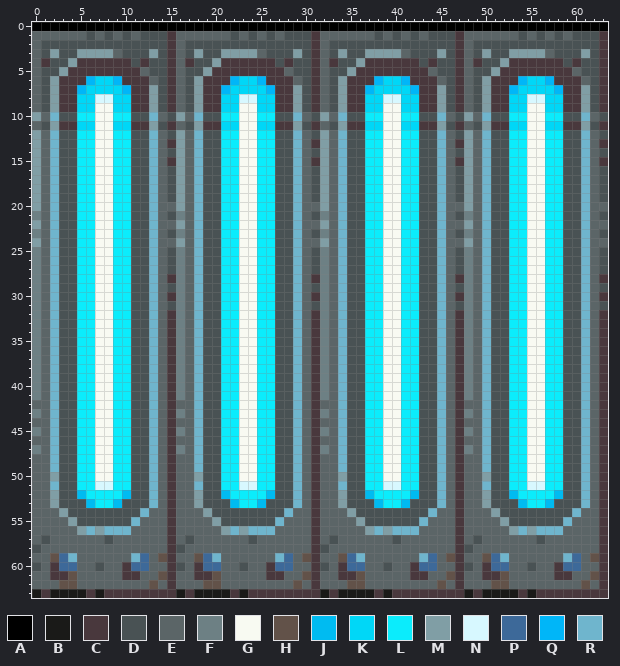
File history of a pixel-art sprite, textures/wall2.png. The picture above is the old version.
The file is 64x64 pixels. Colours within 5 levels of each other are drawn and written as one.
Palette (. is transparent): A #000000  B #1a1a18  C #49383d  D #495254  E #5b6567  F #6d8084  G #f8faf2  H #625249  J #00bbf1  K #00d7f7  L #0becfc  M #809ea5  N #d7f8ff  P #3d6999  Q #00b6f8  R #6fb5cd
Pixels before (only the part around the change), first column x 0:
 0 AAAAAAAAAAAAAAAAAAAAAAAAAAAAAAAAAAAAAAAAAAAAAAAAAAAAAAAAAAAAAAAA
 1 EEEEEEDEDEDEDDDCEEEEEEDEDEDEDDDCEEEEEEDEDEDEDDDCEEEEEEDEDEDEDDDC
 2 EDDDDDDDDDDDDDDCEDDDDDDDDDDDDDDCEDDDDDDDDDDDDDDCEDDDDDDDDDDDDDDC
 3 EDMDDMMMMEDDDMDCEDMDDMMMMEDDDMDCEDMDDMMMMEDDDMDCEDMDDMMMMEDDDMDC
 4 ECDDMCCCCCCDCDDCECDDMCCCCCCDCDDCECDDMCCCCCCDCDDCECDDMCCCCCCDCDDC
 5 EDDMCCCCCCCCEDDCEDDMCCCCCCCCEDDCEDDMCCCCCCCCEDDCEDDMCCCCCCCCEDDC
 6 EDMCCCQKKQCCCEDCEDMCCCQKKQCCCEDCEDMCCCQKKQCCCEDCEDMCCCQKKQCCCEDC
 7 EDMCCQKKKKQCCMDCEDMCCQKKKKQCCMDCEDMCCQKKKKQCCMDCEDMCCQKKKKQCCMDC
 8 EDMCCKKNNKKCCMDCEDMCCKKNNKKCCMDCEDMCCKKNNKKCCMDCEDMCCKKNNKKCCMDC
 9 EDMCCKKGGKKCCMDCEDMCCKKGGKKCCMDCEDMCCKKGGKKCCMDCEDMCCKKGGKKCCMDC
10 MERDDLLGGLLDDREDMERDDLLGGLLDDREDMERDDLLGGLLDDREDMERDDLLGGLLDDRED
11 EDMCCKKGGKKCCMDCEDMCCKKGGKKCCMDCEDMCCKKGGKKCCMDCEDMCCKKGGKKCCMDC
12 MERDDLLGGLLDDREDMERDDLLGGLLDDREDMERDDLLGGLLDDREDMERDDLLGGLLDDRED
13 MERDDLLGGLLDDRECMERDDLLGGLLDDRECMERDDLLGGLLDDRECMERDDLLGGLLDDREC
14 MERDDLLGGLLDDREDMERDDLLGGLLDDREDMERDDLLGGLLDDREDMERDDLLGGLLDDRED
15 MERDDLLGGLLDDRECMERDDLLGGLLDDRECMERDDLLGGLLDDRECMERDDLLGGLLDDREC
16 MERDDLLGGLLDDREDMERDDLLGGLLDDREDMERDDLLGGLLDDREDMERDDLLGGLLDDRED
17 MERDDLLGGLLDDREDMERDDLLGGLLDDREDMERDDLLGGLLDDREDMERDDLLGGLLDDRED
18 MERDDLLGGLLDDREDMERDDLLGGLLDDREDMERDDLLGGLLDDREDMERDDLLGGLLDDRED
19 MERDDLLGGLLDDREDMERDDLLGGLLDDREDMERDDLLGGLLDDREDMERDDLLGGLLDDRED
20 MERDDLLGGLLDDREEMERDDLLGGLLDDREEMERDDLLGGLLDDREEMERDDLLGGLLDDREE
21 FERDDLLGGLLDDREDFERDDLLGGLLDDREDFERDDLLGGLLDDREDFERDDLLGGLLDDRED
22 MERDDLLGGLLDDREEMERDDLLGGLLDDREEMERDDLLGGLLDDREEMERDDLLGGLLDDREE
23 FERDDLLGGLLDDREDFERDDLLGGLLDDREDFERDDLLGGLLDDREDFERDDLLGGLLDDRED
24 MERDDLLGGLLDDREEMERDDLLGGLLDDREEMERDDLLGGLLDDREEMERDDLLGGLLDDREE
25 FERDDLLGGLLDDREDFERDDLLGGLLDDREDFERDDLLGGLLDDREDFERDDLLGGLLDDRED
26 FERDDLLGGLLDDREDFERDDLLGGLLDDREDFERDDLLGGLLDDREDFERDDLLGGLLDDRED
27 FERDDLLGGLLDDREDFERDDLLGGLLDDREDFERDDLLGGLLDDREDFERDDLLGGLLDDRED
28 FERDDLLGGLLDDRECFERDDLLGGLLDDRECFERDDLLGGLLDDRECFERDDLLGGLLDDREC
29 FERDDLLGGLLDDREDFERDDLLGGLLDDREDFERDDLLGGLLDDREDFERDDLLGGLLDDRED
30 FERDDLLGGLLDDRECFERDDLLGGLLDDRECFERDDLLGGLLDDRECFERDDLLGGLLDDREC
31 FERDDLLGGLLDDREDFERDDLLGGLLDDREDFERDDLLGGLLDDREDFERDDLLGGLLDDRED
32 FERDDLLGGLLDDRECFERDDLLGGLLDDRECFERDDLLGGLLDDRECFERDDLLGGLLDDREC
33 FERDDLLGGLLDDRECFERDDLLGGLLDDRECFERDDLLGGLLDDRECFERDDLLGGLLDDREC
34 FERDDLLGGLLDDRECFERDDLLGGLLDDRECFERDDLLGGLLDDRECFERDDLLGGLLDDREC
35 FERDDLLGGLLDDRECFERDDLLGGLLDDRECFERDDLLGGLLDDRECFERDDLLGGLLDDREC
36 FERDDLLGGLLDDRECFERDDLLGGLLDDRECFERDDLLGGLLDDRECFERDDLLGGLLDDREC
37 FERDDLLGGLLDDRECFERDDLLGGLLDDRECFERDDLLGGLLDDRECFERDDLLGGLLDDREC
38 FERDDLLGGLLDDRECFERDDLLGGLLDDRECFERDDLLGGLLDDRECFERDDLLGGLLDDREC
39 FERDDLLGGLLDDRECFERDDLLGGLLDDRECFERDDLLGGLLDDRECFERDDLLGGLLDDREC
40 FERDDLLGGLLDDRECFERDDLLGGLLDDRECFERDDLLGGLLDDRECFERDDLLGGLLDDREC
41 FERDDLLGGLLDDRECFERDDLLGGLLDDRECFERDDLLGGLLDDRECFERDDLLGGLLDDREC
42 EERDDLLGGLLDDRECEERDDLLGGLLDDRECEERDDLLGGLLDDRECEERDDLLGGLLDDREC
43 FERDDLLGGLLDDRECFERDDLLGGLLDDRECFERDDLLGGLLDDRECFERDDLLGGLLDDREC
44 EERDDLLGGLLDDRECEERDDLLGGLLDDRECEERDDLLGGLLDDRECEERDDLLGGLLDDREC
45 FERDDLLGGLLDDRECFERDDLLGGLLDDRECFERDDLLGGLLDDRECFERDDLLGGLLDDREC
46 EERDDLLGGLLDDRECEERDDLLGGLLDDRECEERDDLLGGLLDDRECEERDDLLGGLLDDREC
47 FERDDLLGGLLDDRECFERDDLLGGLLDDRECFERDDLLGGLLDDRECFERDDLLGGLLDDREC
48 EERDDLLGGLLDDRECEERDDLLGGLLDDRECEERDDLLGGLLDDRECEERDDLLGGLLDDREC
49 EERDDLLGGLLDDRECEERDDLLGGLLDDRECEERDDLLGGLLDDRECEERDDLLGGLLDDREC
50 EEMDDLLGGLLDDRECEEMDDLLGGLLDDRECEEMDDLLGGLLDDRECEEMDDLLGGLLDDREC
51 EERDDLLNNLLDDRECEERDDLLNNLLDDRECEERDDLLNNLLDDRECEERDDLLNNLLDDREC
52 EEMDDJLLLLJDDRECEEMDDJLLLLJDDRECEEMDDJLLLLJDDRECEEMDDJLLLLJDDREC
53 EEMDDDJLLJDDDRECEEMDDDJLLJDDDRECEEMDDDJLLJDDDRECEEMDDDJLLJDDDREC
54 EEEMDDDDDDDDREECEEEMDDDDDDDDREECEEEMDDDDDDDDREECEEEMDDDDDDDDREEC
55 EEEEMDDDDDDREEECEEEEMDDDDDDREEECEEEEMDDDDDDREEECEEEEMDDDDDDREEEC
56 EEEEEMRMRRREEEECEEEEEMRMRRREEEECEEEEEMRMRRREEEECEEEEEMRMRRREEEEC
57 EDEEEEEEDEEEEEECEDEEEEEEDEEEEEECEDEEEEEEDEEEEEECEDEEEEEEDEEEEEEC
58 DEEEEEEEEEEEEEECDEEEEEEEEEEEEEECDEEEEEEEEEEEEEECDEEEEEEEEEEEEEEC
59 EEHPREEEEEERPEHCEEHPREEEEEERPEHCEEHPREEEEEERPEHCEEHPREEEEEERPEHC
60 DECPPEEDEECPPEECDECPPEEDEECPPEECDECPPEEDEECPPEECDECPPEEDEECPPEEC
61 EECCHEEEEECCEEHCEECCHEEEEECCEEHCEECCHEEEEECCEEHCEECCHEEEEECCEEHC
62 EEEHHEEEEEEEEHECEEEHHEEEEEEEEHECEEEHHEEEEEEEEHECEEEHHEEEEEEEEHEC
63 BCBBBBCBCCCCCCCCBCBBBBCBCCCCCCCCBCBBBBCBCCCCCCCCBCBBBBCBCCCCCCCC
After:
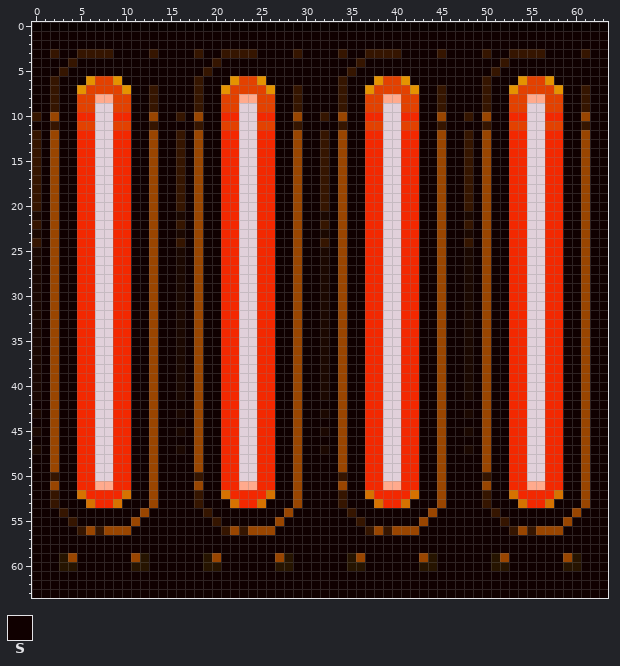
Colours new in this view: S #100000
The exact change:
colour A: #000000 -> #0a0000
colour F: #6d8084 -> #1b0801
colour G: #f8faf2 -> #e1d0da
colour J: #00bbf1 -> #d67200
colour K: #00d7f7 -> #e34100
colour L: #0becfc -> #f32800
colour M: #809ea5 -> #351500
colour N: #d7f8ff -> #ffaa8d
colour P: #3d6999 -> #261400
colour Q: #00b6f8 -> #e59300
colour R: #6fb5cd -> #994500
Changed rows in their new state; - is a pixel that keeps its letter.
first column x 0:
 1 SSSSSSSSSSSSSSSSSSSSSSSSSSSSSSSSSSSSSSSSSSSSSSSSSSSSSSSSSSSSSSSS
 2 SSSSSSSSSSSSSSSSSSSSSSSSSSSSSSSSSSSSSSSSSSSSSSSSSSSSSSSSSSSSSSSS
 3 SS-SS----SSSS-SSSS-SS----SSSS-SSSS-SS----SSSS-SSSS-SS----SSSS-SS
 4 SSSS-SSSSSSSSSSSSSSS-SSSSSSSSSSSSSSS-SSSSSSSSSSSSSSS-SSSSSSSSSSS
 5 SSS-SSSSSSSSSSSSSSS-SSSSSSSSSSSSSSS-SSSSSSSSSSSSSSS-SSSSSSSSSSSS
 6 SS-SSS----SSSSSSSS-SSS----SSSSSSSS-SSS----SSSSSSSS-SSS----SSSSSS
 7 SS-SS------SS-SSSS-SS------SS-SSSS-SS------SS-SSSS-SS------SS-SS
 8 SS-SS------SS-SSSS-SS------SS-SSSS-SS------SS-SSSS-SS------SS-SS
 9 SS-SS------SS-SSSS-SS------SS-SSSS-SS------SS-SSSS-SS------SS-SS
10 -S-SS------SS-SS-S-SS------SS-SS-S-SS------SS-SS-S-SS------SS-SS
11 SS-SS------SS-SSSS-SS------SS-SSSS-SS------SS-SSSS-SS------SS-SS
12 -S-SS------SS-SS-S-SS------SS-SS-S-SS------SS-SS-S-SS------SS-SS
13 -S-SS------SS-SS-S-SS------SS-SS-S-SS------SS-SS-S-SS------SS-SS
14 -S-SS------SS-SS-S-SS------SS-SS-S-SS------SS-SS-S-SS------SS-SS
15 -S-SS------SS-SS-S-SS------SS-SS-S-SS------SS-SS-S-SS------SS-SS
16 -S-SS------SS-SS-S-SS------SS-SS-S-SS------SS-SS-S-SS------SS-SS
17 -S-SS------SS-SS-S-SS------SS-SS-S-SS------SS-SS-S-SS------SS-SS
18 -S-SS------SS-SS-S-SS------SS-SS-S-SS------SS-SS-S-SS------SS-SS
19 -S-SS------SS-SS-S-SS------SS-SS-S-SS------SS-SS-S-SS------SS-SS
20 -S-SS------SS-SS-S-SS------SS-SS-S-SS------SS-SS-S-SS------SS-SS
21 -S-SS------SS-SS-S-SS------SS-SS-S-SS------SS-SS-S-SS------SS-SS
22 -S-SS------SS-SS-S-SS------SS-SS-S-SS------SS-SS-S-SS------SS-SS
23 -S-SS------SS-SS-S-SS------SS-SS-S-SS------SS-SS-S-SS------SS-SS
24 -S-SS------SS-SS-S-SS------SS-SS-S-SS------SS-SS-S-SS------SS-SS
25 -S-SS------SS-SS-S-SS------SS-SS-S-SS------SS-SS-S-SS------SS-SS
26 -S-SS------SS-SS-S-SS------SS-SS-S-SS------SS-SS-S-SS------SS-SS
27 -S-SS------SS-SS-S-SS------SS-SS-S-SS------SS-SS-S-SS------SS-SS
28 -S-SS------SS-SS-S-SS------SS-SS-S-SS------SS-SS-S-SS------SS-SS
29 -S-SS------SS-SS-S-SS------SS-SS-S-SS------SS-SS-S-SS------SS-SS
30 -S-SS------SS-SS-S-SS------SS-SS-S-SS------SS-SS-S-SS------SS-SS
31 -S-SS------SS-SS-S-SS------SS-SS-S-SS------SS-SS-S-SS------SS-SS
32 -S-SS------SS-SS-S-SS------SS-SS-S-SS------SS-SS-S-SS------SS-SS
33 -S-SS------SS-SS-S-SS------SS-SS-S-SS------SS-SS-S-SS------SS-SS
34 -S-SS------SS-SS-S-SS------SS-SS-S-SS------SS-SS-S-SS------SS-SS
35 -S-SS------SS-SS-S-SS------SS-SS-S-SS------SS-SS-S-SS------SS-SS
36 -S-SS------SS-SS-S-SS------SS-SS-S-SS------SS-SS-S-SS------SS-SS
37 -S-SS------SS-SS-S-SS------SS-SS-S-SS------SS-SS-S-SS------SS-SS
38 -S-SS------SS-SS-S-SS------SS-SS-S-SS------SS-SS-S-SS------SS-SS
39 -S-SS------SS-SS-S-SS------SS-SS-S-SS------SS-SS-S-SS------SS-SS
40 -S-SS------SS-SS-S-SS------SS-SS-S-SS------SS-SS-S-SS------SS-SS
41 -S-SS------SS-SS-S-SS------SS-SS-S-SS------SS-SS-S-SS------SS-SS
42 SS-SS------SS-SSSS-SS------SS-SSSS-SS------SS-SSSS-SS------SS-SS
43 -S-SS------SS-SS-S-SS------SS-SS-S-SS------SS-SS-S-SS------SS-SS
44 SS-SS------SS-SSSS-SS------SS-SSSS-SS------SS-SSSS-SS------SS-SS
45 -S-SS------SS-SS-S-SS------SS-SS-S-SS------SS-SS-S-SS------SS-SS
46 SS-SS------SS-SSSS-SS------SS-SSSS-SS------SS-SSSS-SS------SS-SS
47 -S-SS------SS-SS-S-SS------SS-SS-S-SS------SS-SS-S-SS------SS-SS
48 SS-SS------SS-SSSS-SS------SS-SSSS-SS------SS-SSSS-SS------SS-SS
49 SS-SS------SS-SSSS-SS------SS-SSSS-SS------SS-SSSS-SS------SS-SS
50 SS-SS------SS-SSSS-SS------SS-SSSS-SS------SS-SSSS-SS------SS-SS
51 SS-SS------SS-SSSS-SS------SS-SSSS-SS------SS-SSSS-SS------SS-SS
52 SS-SS------SS-SSSS-SS------SS-SSSS-SS------SS-SSSS-SS------SS-SS
53 SS-SSS----SSS-SSSS-SSS----SSS-SSSS-SSS----SSS-SSSS-SSS----SSS-SS
54 SSS-SSSSSSSS-SSSSSS-SSSSSSSS-SSSSSS-SSSSSSSS-SSSSSS-SSSSSSSS-SSS
55 SSSS-SSSSSS-SSSSSSSS-SSSSSS-SSSSSSSS-SSSSSS-SSSSSSSS-SSSSSS-SSSS
56 SSSSS------SSSSSSSSSS------SSSSSSSSSS------SSSSSSSSSS------SSSSS
57 SSSSSSSSSSSSSSSSSSSSSSSSSSSSSSSSSSSSSSSSSSSSSSSSSSSSSSSSSSSSSSSS
58 SSSSSSSSSSSSSSSSSSSSSSSSSSSSSSSSSSSSSSSSSSSSSSSSSSSSSSSSSSSSSSSS
59 SSS--SSSSSS--SSSSSS--SSSSSS--SSSSSS--SSSSSS--SSSSSS--SSSSSS--SSS
60 SSS--SSSSSS--SSSSSS--SSSSSS--SSSSSS--SSSSSS--SSSSSS--SSSSSS--SSS
61 SSSSSSSSSSSSSSSSSSSSSSSSSSSSSSSSSSSSSSSSSSSSSSSSSSSSSSSSSSSSSSSS
62 SSSSSSSSSSSSSSSSSSSSSSSSSSSSSSSSSSSSSSSSSSSSSSSSSSSSSSSSSSSSSSSS
63 SSSSSSSSSSSSSSSSSSSSSSSSSSSSSSSSSSSSSSSSSSSSSSSSSSSSSSSSSSSSSSSS
Boxes around the changes in both pictures, in picture pixels (x1, y1, x2, y2):
changed: (32, 22, 608, 598)
